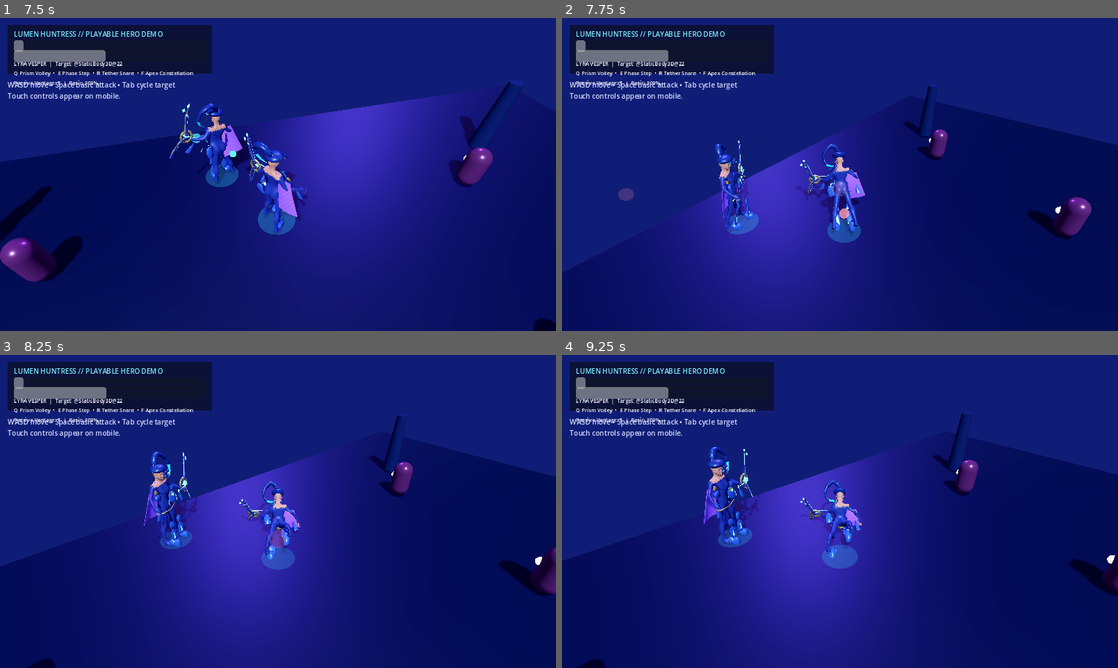
Above: before the commit, frames 1-4 (two rows, left to right).
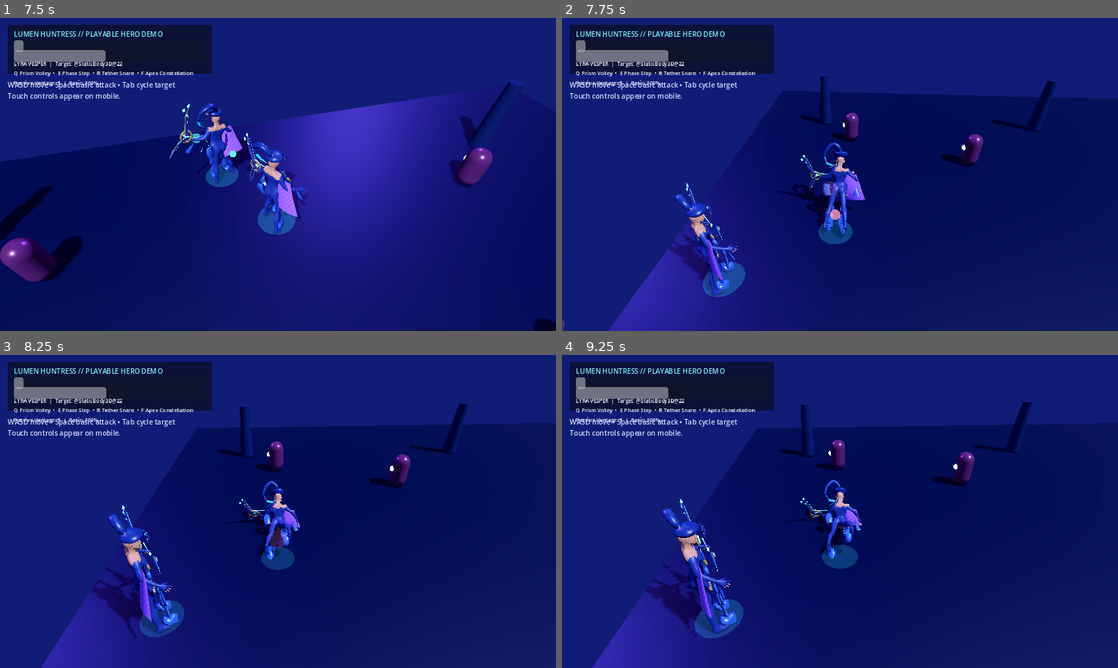
Above: after the commit, the same moments.

Repository: Scryptexai/Bunglon
Game: Godot game, scene res://demo/scenes/demo_arena.tscn
Same seed, same stepped clock (60 frames per second), same inputs: the game is played once before the commit and once after it.
Inputs:
- Up to frame 1 (7.5 s): hold D (hero_move_right) 0.53-1.28 s; hold Space (hero_attack) 0.53-1.28 s; tap F (hero_ultimate) at 0.8, 1.35, 2.3, 3.6, 5.1, 6.8, 7.35 s; hold S (hero_move_back) 1.28-2.03 s; tap Space (hero_attack) at 1.55, 3.05, 4.35, 5.85 s; hold D (hero_move_right) 2.03-2.78 s; hold Space (hero_attack) 2.03-2.78 s; hold W (hero_move_forward) 2.78-3.53 s; tap Tab (hero_target_next) at 2.85, 6.6 s; hold A (hero_move_left) 3.53-5.03 s; tap Q (hero_skill_1) at 4.15 s; tap E (hero_skill_2) at 4.9 s; hold S (hero_move_back) 5.03-5.78 s; tap R (hero_skill_3) at 5.65 s; hold D (hero_move_right) 5.78-6.53 s; hold W (hero_move_forward) 6.53-7.28 s; hold D (hero_move_right) from 7.28 s (still down)
- Up to frame 2 (7.75 s): keep holding D (hero_move_right); tap Space (hero_attack) at 7.55 s
- Up to frame 3 (8.25 s): release D (hero_move_right) at 8.03 s; hold S (hero_move_back) from 8.03 s (still down); hold Space (hero_attack) from 8.03 s (still down)
- Up to frame 4 (9.25 s): tap F (hero_ultimate) at 8.3, 8.85 s; release S (hero_move_back) at 8.78 s; release Space (hero_attack) at 8.78 s; hold A (hero_move_left) from 8.78 s (still down); tap Space (hero_attack) at 9.05 s

Frame 1 is identical in both runs. In frame 2, 26% of the frame differs, in the area x 0-100%, y 18-100%; in frame 3, 37%; in frame 4, 38%, in the area x 0-100%, y 14-100%.

Commit message:
Harden and validate Phase 7 controller commands
Co-authored-by: arena-agent <297053741+arena-agent@users.noreply.github.com>

Diff:
--- a/heroes/hero_agile_hunter/scripts/control/ai_input_source.gd
+++ b/heroes/hero_agile_hunter/scripts/control/ai_input_source.gd
@@ -7,6 +7,10 @@
 @export var use_abilities: bool = true
 
 var _decision_cooldown: float = 0.0
+
+
+func reset_decision_state() -> void:
+	_decision_cooldown = 0.0
 
 
 func get_command(character: HeroCharacter) -> CharacterCommand:
--- a/heroes/hero_agile_hunter/scripts/control/character_command.gd
+++ b/heroes/hero_agile_hunter/scripts/control/character_command.gd
@@ -1,6 +1,10 @@
 class_name CharacterCommand
 extends RefCounted
 ## Engine-neutral intent packet. Player, AI, network and replay all produce this shape.
+##
+## Commands are disposable frame snapshots. Controller-side normalization keeps an
+## external/replay producer from injecting vertical, oversized, or non-finite movement
+## into the authoritative locomotion layer.
 
 var move_direction: Vector3 = Vector3.ZERO
 var aim_direction: Vector3 = Vector3.ZERO
@@ -10,5 +14,23 @@
 
 
 func request_ability(slot: StringName) -> void:
-	if not requested_abilities.has(slot):
+	if not slot.is_empty() and not requested_abilities.has(slot):
 		requested_abilities.append(slot)
+
+
+func snapshot() -> CharacterCommand:
+	var copied := CharacterCommand.new()
+	copied.move_direction = _planar_unit(move_direction)
+	copied.aim_direction = _planar_unit(aim_direction)
+	copied.request_attack = request_attack
+	copied.request_target_next = request_target_next
+	for slot: StringName in requested_abilities:
+		copied.request_ability(slot)
+	return copied
+
+
+static func _planar_unit(direction: Vector3) -> Vector3:
+	if not direction.is_finite():
+		return Vector3.ZERO
+	direction.y = 0.0
+	return direction.normalized() if direction.length_squared() > 0.0001 else Vector3.ZERO
--- a/heroes/hero_agile_hunter/scripts/control/character_controller.gd
+++ b/heroes/hero_agile_hunter/scripts/control/character_controller.gd
@@ -1,6 +1,10 @@
 class_name CharacterController
 extends Node
 ## Applies source-neutral intent to movement and combat. No ability reads raw player input.
+##
+## The controller owns the command boundary: each physics tick consumes a normalized
+## snapshot from exactly one active source. This prevents stale mobile/external input
+## from leaking across player, AI, replay, or disabled-control transitions.
 
 signal control_mode_changed(mode: StringName)
 
@@ -24,6 +28,8 @@
 	owner_abilities: AbilityController,
 	owner_statuses: StatusComponent
 ) -> void:
+	if character != null and character.control_mode_changed.is_connected(_on_character_control_mode_changed):
+		character.control_mode_changed.disconnect(_on_character_control_mode_changed)
 	character = owner_character
 	movement = owner_movement
 	targeting = owner_targeting
@@ -32,16 +38,21 @@
 	statuses = owner_statuses
 	player_source = get_node_or_null("PlayerInput") as PlayerInputSource
 	ai_source = get_node_or_null("AIInput") as AIInputSource
+	if character != null and not character.control_mode_changed.is_connected(_on_character_control_mode_changed):
+		character.control_mode_changed.connect(_on_character_control_mode_changed)
+	_reset_source_state()
 
 
 func set_enabled(enabled: bool) -> void:
 	_enabled = enabled
-	if not _enabled and movement != null:
-		movement.force_stop()
+	if not _enabled:
+		_reset_source_state()
 
 
 func submit_external_command(command: CharacterCommand) -> void:
-	_external_command = command
+	# External packets may be mutated/reused by a network or replay producer after
+	# submission. Retain an isolated, normalized snapshot for one physics tick only.
+	_external_command = command.snapshot() if command != null else null
 
 
 func _physics_process(_delta: float) -> void:
@@ -50,17 +61,20 @@
 	var command := _get_active_command()
 	if command == null:
 		return
+	command = command.snapshot()
 	if statuses != null and statuses.is_movement_locked():
 		command.move_direction = Vector3.ZERO
-	movement.set_move_intent(command.move_direction)
-	if command.aim_direction.length_squared() > 0.0001:
-		movement.set_combat_facing(command.aim_direction)
+	if movement != null:
+		movement.set_move_intent(command.move_direction)
+		if command.aim_direction.length_squared() > 0.0001:
+			movement.set_combat_facing(command.aim_direction)
 	if command.request_target_next and targeting != null:
 		targeting.select_next_target()
 	var target := targeting.get_target(character.get_attack_range()) if targeting != null else null
-	for slot: StringName in command.requested_abilities:
-		abilities.try_activate(slot, target, command.aim_direction)
-	if command.request_attack:
+	if abilities != null:
+		for slot: StringName in command.requested_abilities:
+			abilities.try_activate(slot, target, command.aim_direction)
+	if command.request_attack and basic_attack != null:
 		basic_attack.try_attack(target)
 
 
@@ -74,3 +88,19 @@
 			return command if command != null else CharacterCommand.new()
 		_:
 			return player_source.get_command(character) if player_source != null else CharacterCommand.new()
+
+
+func _on_character_control_mode_changed(mode: StringName) -> void:
+	_reset_source_state()
+	control_mode_changed.emit(mode)
+
+
+func _reset_source_state() -> void:
+	_external_command = null
+	if player_source != null:
+		player_source.clear_mobile_input()
+	if ai_source != null:
+		ai_source.reset_decision_state()
+	if movement != null:
+		movement.force_stop()
+		movement.clear_combat_facing()
--- a/heroes/hero_agile_hunter/scripts/control/player_input_source.gd
+++ b/heroes/hero_agile_hunter/scripts/control/player_input_source.gd
@@ -52,6 +52,15 @@
 	_mobile_target_next = true
 
 
+func clear_mobile_input() -> void:
+	# A control-mode change or disabled hero must not replay a stale touch hold/button
+	# when player control becomes active again.
+	_mobile_move = Vector2.ZERO
+	_mobile_attack_held = false
+	_mobile_target_next = false
+	_mobile_abilities.clear()
+
+
 func _camera_relative_move(character: HeroCharacter, input: Vector2) -> Vector3:
 	if input.length_squared() < 0.0001:
 		return Vector3.ZERO
--- /dev/null
+++ b/tests/godot/phase7_controller_smoke.gd
@@ -0,0 +1,160 @@
+extends SceneTree
+## Real-engine Phase 7 controller and command-boundary smoke coverage.
+##
+## Invoke after a Godot 4.3 project import:
+##   godot --headless --path . --script res://tests/godot/phase7_controller_smoke.gd
+##
+## This intentionally exercises the live HeroCharacter composition rather than a
+## stand-in controller. It verifies desktop/touch input translation, one-shot command
+## semantics, source switching, immutable external snapshots, and a fresh external
+## ability intent reaching the imported authored presentation.
+
+const HERO_SCENE := preload("res://heroes/hero_agile_hunter/scenes/hero_character.tscn")
+
+var _failed := false
+
+
+func _init() -> void:
+	call_deferred("_run")
+
+
+func _run() -> void:
+	_test_command_snapshot_contract()
+	var hero := await _spawn_hero("Phase7ControllerHero")
+	if hero != null:
+		await _test_player_input_translation(hero)
+		await _test_source_switching_and_external_command(hero)
+		hero.queue_free()
+		await process_frame
+	print("PHASE7_CONTROLLER_SMOKE result=%s" % ("FAIL" if _failed else "PASS"))
+	quit(1 if _failed else 0)
+
+
+func _test_command_snapshot_contract() -> void:
+	var source := CharacterCommand.new()
+	source.move_direction = Vector3(8.0, 5.0, -6.0)
+	source.aim_direction = Vector3(-3.0, 2.0, 4.0)
+	source.request_attack = true
+	source.request_target_next = true
+	source.request_ability(&"skill_02")
+	source.request_ability(&"skill_02")
+	source.request_ability(&"")
+	var frozen := source.snapshot()
+	source.move_direction = Vector3.ZERO
+	source.aim_direction = Vector3.ZERO
+	source.request_attack = false
+	source.request_target_next = false
+	source.request_ability(&"ultimate")
+
+	_expect(is_equal_approx(frozen.move_direction.length(), 1.0), "command snapshot normalizes planar movement")
+	_expect(is_zero_approx(frozen.move_direction.y), "command snapshot strips vertical movement")
+	_expect(is_equal_approx(frozen.aim_direction.length(), 1.0), "command snapshot normalizes planar aim")
+	_expect(is_zero_approx(frozen.aim_direction.y), "command snapshot strips vertical aim")
+	_expect(frozen.request_attack and frozen.request_target_next, "command snapshot retains boolean intent")
+	_expect(frozen.requested_abilities == [&"skill_02"], "command snapshot de-duplicates and isolates ability requests")
+
+
+func _spawn_hero(hero_name: String) -> HeroCharacter:
+	var hero := HERO_SCENE.instantiate() as HeroCharacter
+	_expect(hero != null, "HeroCharacter scene instantiates for controller test")
+	if hero == null:
+		return null
+	hero.name = hero_name
+	hero.position = Vector3(0.0, 0.1, 0.0)
+	hero.team_id = 1
+	hero.set_control_mode(&"player")
+	get_root().add_child(hero)
+	await process_frame
+	await process_frame
+	await physics_frame
+	_expect(hero.is_combat_ready(), "live HeroCharacter initializes before controller assertions")
+	_expect(hero.visual != null and hero.visual.is_import_ready(), "controller test retains imported authored presentation")
+	return hero
+
+
+func _test_player_input_translation(hero: HeroCharacter) -> void:
+	var player_input := hero.get_node_or_null("Control/CharacterController/PlayerInput") as PlayerInputSource
+	_expect(player_input != null, "PlayerInputSource is available below CharacterController")
+	if player_input == null:
+		return
+	_expect(InputMap.has_action(&"hero_move_forward") and InputMap.has_action(&"hero_attack"), "desktop input actions register through PlayerInputSource")
+
+	Input.action_press(&"hero_move_forward")
+	await process_frame
+	var desktop_command := player_input.get_command(hero)
+	Input.action_release(&"hero_move_forward")
+	_expect(desktop_command.move_direction.dot(Vector3.FORWARD) > 0.99, "W-style desktop intent maps to Godot forward")
+	_expect(desktop_command.aim_direction.length_squared() > 0.9, "player command supplies a planar combat aim")
+
+	player_input.set_mobile_move(Vector2(0.0, -1.0))
+	player_input.set_mobile_attack_held(true)
+	player_input.request_mobile_ability(&"skill_02")
+	player_input.request_mobile_ability(&"skill_02")
+	player_input.request_mobile_target_next()
+	var touch_command := player_input.get_command(hero)
+	var consumed_command := player_input.get_command(hero)
+	_expect(touch_command.move_direction.dot(Vector3.FORWARD) > 0.99, "touch movement uses the same camera-relative planar command")
+	_expect(touch_command.request_attack and touch_command.request_target_next, "touch holds and target tap reach the shared command")
+	_expect(touch_command.requested_abilities == [&"skill_02"], "touch ability press is a de-duplicated one-shot request")
+	_expect(consumed_command.requested_abilities.is_empty() and not consumed_command.request_target_next, "one-shot touch requests are consumed once")
+	_expect(consumed_command.request_attack, "touch attack remains held until an explicit release")
+	player_input.clear_mobile_input()
+	var cleared_command := player_input.get_command(hero)
+	_expect(cleared_command.move_direction == Vector3.ZERO and not cleared_command.request_attack, "clearing touch input removes held movement and attack")
+
+
+func _test_source_switching_and_external_command(hero: HeroCharacter) -> void:
+	var controller := hero.controller
+	var player_input := hero.get_node_or_null("Control/CharacterController/PlayerInput") as PlayerInputSource
+	var phase_step := hero.ability_controller.get_ability(&"skill_02")
+	_expect(controller != null and player_input != null and phase_step != null, "controller exposes source and Phase Step dependencies")
+	if controller == null or player_input == null or phase_step == null:
+		return
+
+	var observed_modes: Array[StringName] = []
+	controller.control_mode_changed.connect(func(mode: StringName) -> void: observed_modes.append(mode))
+	hero.set_control_mode(&"ai")
+	player_input.request_mobile_ability(&"skill_02")
+	for _frame: int in 3:
+		await physics_frame
+	var queued_while_ai := player_input.get_command(hero)
+	_expect(queued_while_ai.requested_abilities == [&"skill_02"], "AI mode never consumes PlayerInputSource requests")
+	_expect(phase_step.phase == HeroAbility.Phase.READY, "inactive player input cannot activate an ability while AI mode is selected")
+
+	player_input.request_mobile_ability(&"skill_02")
+	hero.set_control_mode(&"player")
+	var after_player_transition := player_input.get_command(hero)
+	_expect(after_player_transition.requested_abilities.is_empty(), "control transition clears stale mobile ability taps")
+	_expect(observed_modes == [&"ai", &"player"], "controller publishes each live control-mode transition")
+
+	hero.set_control_mode(&"external")
+	var stale_packet := CharacterCommand.new()
+	stale_packet.request_ability(&"skill_02")
+	controller.submit_external_command(stale_packet)
+	hero.set_control_mode(&"player")
+	hero.set_control_mode(&"external")
+	await physics_frame
+	_expect(phase_step.phase == HeroAbility.Phase.READY, "external command queued before a mode transition is discarded")
+
+	var external_packet := CharacterCommand.new()
+	external_packet.move_direction = Vector3(9.0, 4.0, 0.0)
+	external_packet.aim_direction = Vector3(5.0, 3.0, 0.0)
+	external_packet.request_ability(&"skill_02")
+	controller.submit_external_command(external_packet)
+	# Mutating the producer-owned packet after submission must not alter the queued tick.
+	external_packet.move_direction = Vector3.ZERO
+	external_packet.aim_direction = Vector3.BACK
+	external_packet.requested_abilities.clear()
+	await physics_frame
+	await physics_frame
+	_expect(phase_step.phase != HeroAbility.Phase.READY, "fresh external command activates the shared Phase Step lifecycle")
+	_expect(hero.visual.get_active_clip() == &"skill_02", "external ability intent maps to the imported skill_02 clip")
+	_expect(hero.global_position.x > 0.01, "external snapshot retains submitted planar aim for the authoritative dash")
+
+
+func _expect(condition: bool, message: String) -> void:
+	if condition:
+		print("PHASE7_CONTROLLER_SMOKE PASS %s" % message)
+		return
+	_failed = true
+	push_error("PHASE7_CONTROLLER_SMOKE FAIL %s" % message)
Not shown, changed: ARCHITECTURE.md
Not shown, changed: ASSET_PIPELINE.md
Not shown, changed: PROJECT_PLAN.md
Not shown, changed: README.md
Not shown, changed: character_rigged/PHASE_4_QA.md
Not shown, changed: heroes/hero_agile_hunter/docs/ARCHITECTURE.md
Not shown, added: heroes/hero_agile_hunter/docs/PHASE_7_CONTROLLER_INTEGRATION.md
Not shown, changed: heroes/hero_agile_hunter/docs/TESTING.md
Not shown, changed: tests/test_project_contract.py
